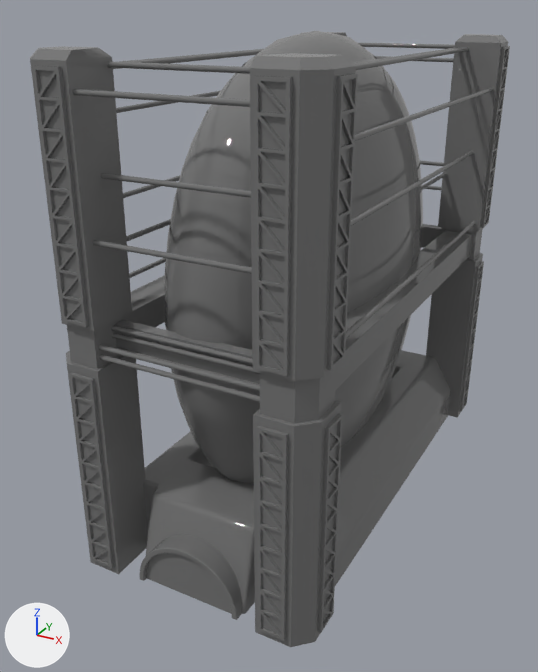
A saved change to the FBX model Assets/Models/Assets/Building_4.fbx.
Before and after are seen from a camera (50 mm lens) standing at (6.42, -13.46, 9.88) and looking at (-0.5, -0.86, 3.58). Every picture has the same lights, and +X, +Y and +Z are marked at lower left. The first picture is the older version. Where no turn or scale is listed for an object, it has been applied to the vertices.
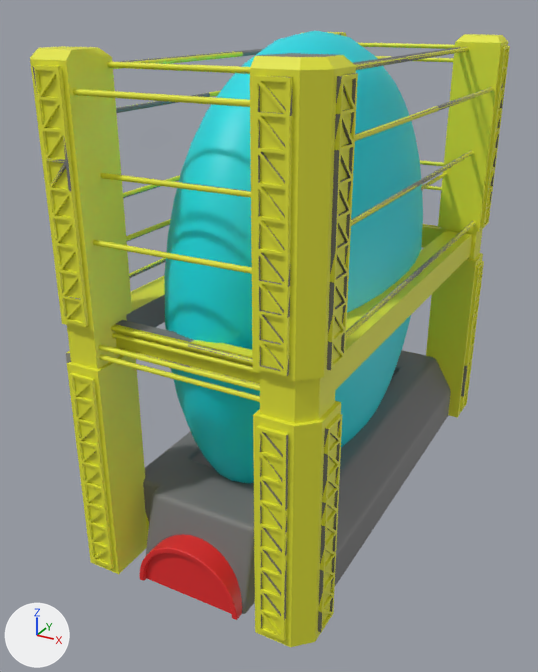
Where the newer file only moved an object's origin or applied its transform, the numbers keep the older frame.

The change, as a diff of the scene's bpy script:
```diff
--- a/Assets/Models/Assets/Building_4.fbx.py
+++ b/Assets/Models/Assets/Building_4.fbx.py
@@ mat_material_013 @@
+mat_material_013 = principled_material('Material.013')
+mat_material_013.base_color = (0.0, 0.725, 0.801)  # cyan #00dde7
@@ mat_material_012 @@
+mat_material_012 = principled_material('Material.012')
+mat_material_012.base_color = (0.787, 0.8, 0.0359)  # yellow #e5e735
@@ mat_material_014 @@
+mat_material_014 = principled_material('Material.014')
+mat_material_014.base_color = (0.802, 0.0228, 0.0236)  # red #e72a2a
@@ mat_01___default_003 @@
+mat_01___default_003 = principled_material('01 - Default.003')
+mat_01___default_003.base_color = (0.178, 0.178, 0.178)  # grey #757575
+mat_01___default_003.roughness = 0.553
@@ me_mesh @@
 me_mesh.from_pydata(...)  # 5665 vertices, 9834 faces; spans x -2.57..2.57, y -5.07..5.07, z 0.0..9.51
 # used by ob_box014; location = (0.0, 0.0, 0.0)
+# me_mesh part 1: 3501 of the faces centred in x -2.57..2.57, y 1.34..5.07, z 0.0..9.35 switch from mat_01___default (grey #757575) to mat_material_012 (yellow #e5e735)
+# me_mesh part 2: 3013 of the faces centred in x -2.57..2.57, y -5.07..-1.34, z 0.0..9.35 switch from mat_01___default (grey #757575) to mat_material_012 (yellow #e5e735)
+# me_mesh part 3: 1029 of the faces centred in x -2.14..1.9, y -4.26..4.18, z 1.38..9.47 switch from mat_01___default (grey #757575) to mat_material_013 (cyan #00dde7)
+# me_mesh part 4: 352 of the faces centred in x -1.07..1.07, y -4.91..-4.59, z 0.03..1.07 switch from mat_01___default (grey #757575) to mat_material_014 (red #e72a2a)
+me_mesh.materials.append(mat_01___default_003)  # grey #757575
```

Changed parts and their boxes [x1, y1, x2, y2] in the pictures (538 x 672 px):
part 1 of me_mesh, recoloured (grey to yellow): [209, 32, 510, 418] in both
part 2 of me_mesh, recoloured (grey to yellow): [30, 46, 439, 647] in both
part 3 of me_mesh, recoloured (grey to cyan): [164, 31, 423, 483] in both
part 4 of me_mesh, recoloured (grey to red): [139, 534, 242, 620] in both
